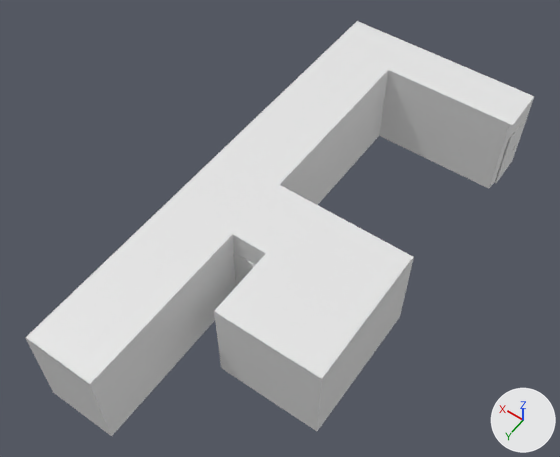
A saved change to the Blender file RightTime/Assets/Models/Envi_001.blend.
Both versions are drawn from a 50 mm lens placed at (-7.79, 9.89, 18.02), pointed at (-0.28, -0.63, 1.48). Lighting does not change. The marker at lower right points along +X, +Y and +Z.

The first picture shows 'House_001_wall', 'house_001_roof'.
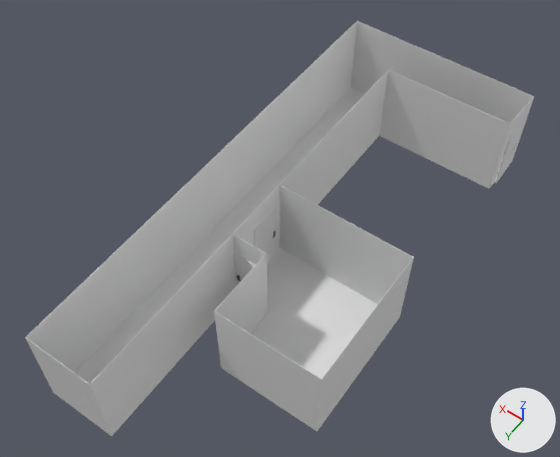
Pixel boxes [x1, y1, x2, y2] of what changed, in the pictures (560 x 457 px):
```json
{"object": "house_001_roof", "change": "hidden", "before": [26, 21, 534, 384]}
{"object": "House_001_ground", "change": "unchanged, uncovered by the edit", "before": [354, 154, 503, 182], "after": [74, 88, 503, 384]}
```

The change, as JSON lines over the scene's bpy script:
```json
{"op": "add", "block": "ob_house_001_roof", "code": "ob_house_001_roof.hide_viewport = True"}
```
